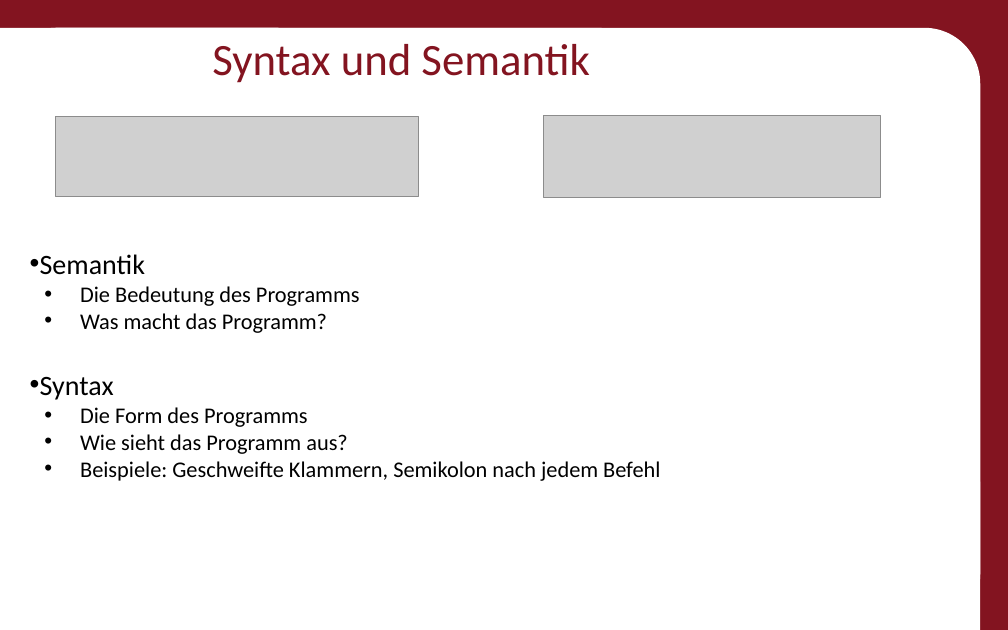
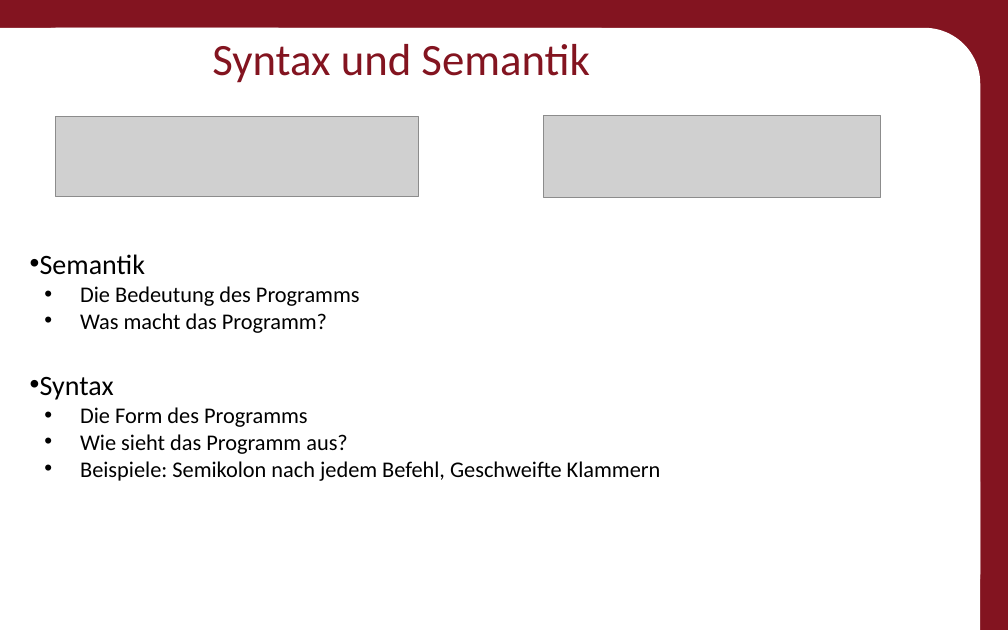
Before and after one commit to Roboscope/java-with-nao, a slide deck: slide 8 of Präsentationen/Anfänger - Java mit NAO.pptx. Drawn at 1008x630 pixels with LibreOffice and Linux fonts; fonts in the diff are those of the drawing; grey boxes stand for pictures; background and template pictures are left out. Boxes give left, top, right and bottom in pixels: in the first picture for what was removed or moved away, otherwise in the second. Text is boxed around its words. In the diff, an @@ line names an element or a change of style, - is before the commit and + after.

```diff
--- a/Präsentationen/Anfänger - Java mit NAO.pptx
+++ b/Präsentationen/Anfänger - Java mit NAO.pptx
@@ text at (80,461,661,481): text changed @@
-  • Beispiele: Geschweifte Klammern, Semikolon nach jedem Befehl
+  • Beispiele: Semikolon nach jedem Befehl, Geschweifte Klammern
```
Also in this commit, not shown: 10 other slides changed, 1 slide added, 26 other files.
